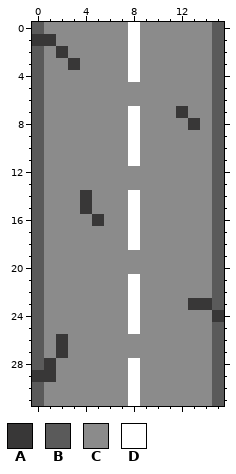
A pixel-art sprite gets an edit: assets/images/tracks/straight_snow.png. That is the earlier state.
The file is 16x32 pixels.
Palette (. is transparent): A #383737  B #5a5a5a  C #8b8b8b  D #ffffff
Pixels before, first column x 0:
 0 BCCCCCCCDCCCCCCB
 1 AACCCCCCDCCCCCCB
 2 BCACCCCCDCCCCCCB
 3 BCCACCCCDCCCCCCB
 4 BCCCCCCCDCCCCCCB
 5 BCCCCCCCCCCCCCCB
 6 BCCCCCCCCCCCCCCB
 7 BCCCCCCCDCCCACCB
 8 BCCCCCCCDCCCCACB
 9 BCCCCCCCDCCCCCCB
10 BCCCCCCCDCCCCCCB
11 BCCCCCCCDCCCCCCB
12 BCCCCCCCCCCCCCCB
13 BCCCCCCCCCCCCCCB
14 BCCCACCCDCCCCCCB
15 BCCCACCCDCCCCCCB
16 BCCCCACCDCCCCCCB
17 BCCCCCCCDCCCCCCB
18 BCCCCCCCDCCCCCCB
19 BCCCCCCCCCCCCCCB
20 BCCCCCCCCCCCCCCB
21 BCCCCCCCDCCCCCCB
22 BCCCCCCCDCCCCCCB
23 BCCCCCCCDCCCCAAB
24 BCCCCCCCDCCCCCCA
25 BCCCCCCCDCCCCCCB
26 BCACCCCCCCCCCCCB
27 BCACCCCCCCCCCCCB
28 BACCCCCCDCCCCCCB
29 AACCCCCCDCCCCCCB
30 BCCCCCCCDCCCCCCB
31 BCCCCCCCDCCCCCCB
New version:
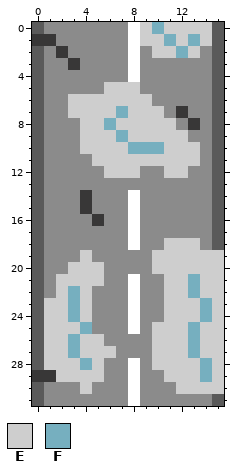
Colours new in this view: E #cecece  F #76afbf
The exact change:
Colour A becomes colour E in row 23 at x 13; in row 24 at x 15; in rows 26 to 27 at x 2; in row 28 at x 1.
Colour B becomes colour E in rows 19 to 23 at x 15; in rows 25 to 30 at x 15.
Colour C becomes colour E in row 0 at x 9 and 11 to 14; in row 1 at x 9 to 10, 12 and 14; in row 2 at x 10 to 11 and 13; in row 5 at x 6 to 8; in row 6 at x 3 to 9; in row 7 at x 3 to 6 and 9 to 10.
Colour C becomes colour E in row 8 at x 4 to 5, 7 and 9 to 11; in row 9 at x 4 to 6 and 9 to 12; in row 10 at x 4 to 7 and 11 to 13; in row 11 at x 5 to 7 and 9 to 13; in row 12 at x 6 to 8 and 11 to 12; in row 18 at x 11 to 13.
Colour C becomes colour E in row 19 at x 4 and 10 to 14; in row 20 at x 3 to 5 and 10 to 14; in row 21 at x 2 to 5, 11 to 12 and 14; in row 22 at x 2, 4, 11 to 12 and 14; in row 23 at x 1 to 2, 4 and 11 to 12; in row 24 at x 1 to 2, 4 and 11 to 13.
Colour C becomes colour E in row 25 at x 1 to 3, 10 to 12 and 14; in row 26 at x 1, 4 to 5, 10 to 12 and 14; in row 27 at x 1, 4 to 6, 10 to 12 and 14; in row 28 at x 2 to 3, 5 and 10 to 13; in row 29 at x 2 to 5 and 11 to 13; in row 30 at x 4 and 12 to 14.
Colour D becomes colour E in rows 7 to 9 at x 8; in row 11 at x 8.
Colour A becomes colour F in row 23 at x 14.
Colour C becomes colour F in row 0 at x 10; in row 1 at x 11 and 13; in row 2 at x 12; in row 7 at x 7; in row 8 at x 6; in row 9 at x 7.
Colour C becomes colour F in row 10 at x 9 to 10; in row 21 at x 13; in row 22 at x 3 and 13; in row 23 at x 3; in row 24 at x 3 and 14; in row 25 at x 4 and 13.
Colour C becomes colour F in rows 26 to 27 at x 3 and 13; in row 28 at x 4 and 14; in row 29 at x 14.
Colour D becomes colour F in row 10 at x 8.
